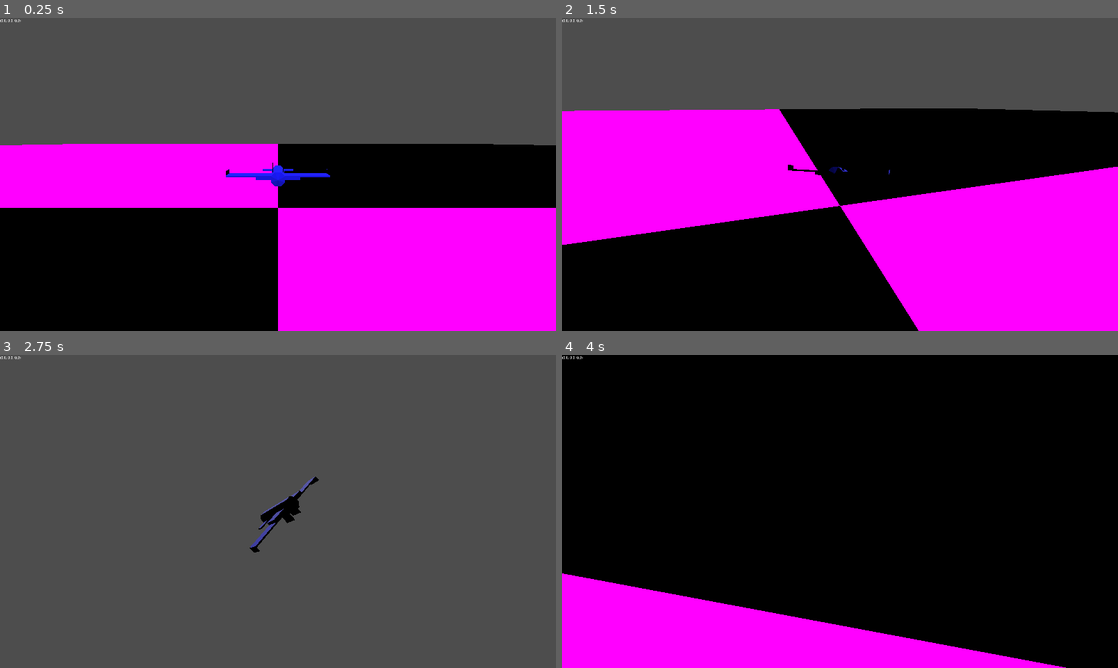
Above: before the commit, frames 1-4 (two rows, left to right).
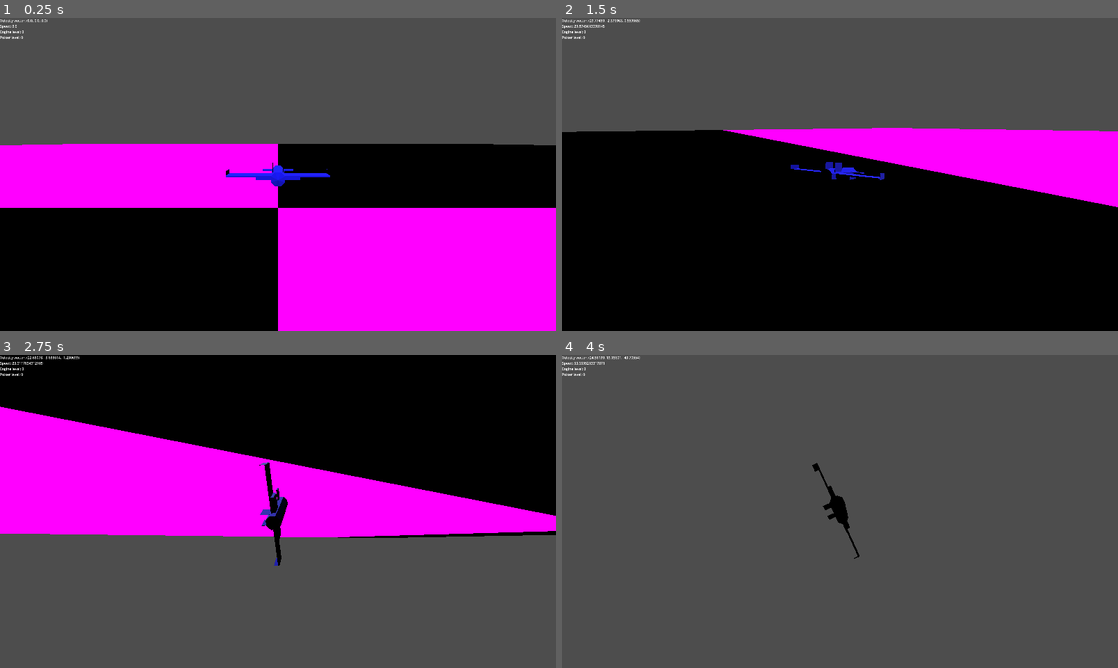
Above: after the commit, the same moments.

Repository: voidstarjms/shimmer
Game: Godot game, scene res://main.tscn
Two runs of this game, one before a commit and one after it. Both use one fixed random seed, a clock stepped at 60 frames per second and the inputs below.
Inputs:
- Up to frame 1 (0.25 s): no input
- Up to frame 2 (1.5 s): tap Enter at 0.5 s; hold L (yaw_right) 0.53-1.28 s; hold Shift 0.53-1.28 s; tap Space (dash, bound only after the commit) at 0.6 s; hold K (pitch_down) from 1.28 s (still down); tap Shift at 1.35 s
- Up to frame 3 (2.75 s): tap Space (dash, bound only after the commit) at 1.55 s; release K (pitch_down) at 2.03 s; hold L (yaw_right) from 2.03 s (still down); hold A (roll_ccw) from 2.03 s (still down); tap Shift at 2.3 s
- Up to frame 4 (4 s): release L (yaw_right) at 2.78 s; release A (roll_ccw) at 2.78 s; hold I (pitch_up) 2.78-3.53 s; tap D (roll_cw) at 2.85 s; tap Space (dash, bound only after the commit) at 3.05, 3.6 s; hold J (yaw_left) from 3.53 s (still down); hold Shift from 3.53 s (still down)

The runs differ from the first frame. In frame 1, 0.1% of the frame differs, in the area x 0-9%, y 0-7%; in frame 2, 47%; in frame 3, 58%; in frame 4, 100%, in the area x 0-100%, y 0-100%.

Commit message:
Added debug controls for player stats, fixed speed clamping, implemented dash

Diff:
--- a/audio_stream_player_3d.gd
+++ b/audio_stream_player_3d.gd
@@ -1,4 +1,4 @@
 extends AudioStreamPlayer3D
 
 func _process(delta: float) -> void:
-	pitch_scale = 1 + 2 * ($"..".vel_vec.length() / $"..".max_spd)
+	pitch_scale = 1 + 2 * ($"..".vel_vec.length() / $"..".max_spd_base)
--- a/label.gd
+++ b/label.gd
@@ -2,6 +2,6 @@
 
 func _process(delta: float) -> void:
 	var vel_vec = $"../../shimwing_abstract".vel_vec
-	#text = "%f %f %f" % [rel_spd.x, rel_spd.y, rel_spd.z]
-	text = "%s" % [vel_vec]
-	#text = "%s %s %s" % [vel_vec.x == thr_vec.x, vel_vec.y == thr_vec.y, vel_vec.z == thr_vec.z]
+	var eng_lvl = $"../../shimwing_abstract".engine_lvl
+	var poi_lvl = $"../../shimwing_abstract".poiser_lvl
+	text = "Velocity vector: %s \nSpeed: %s\nEngine level: %s\nPoiser level: %s" % [vel_vec, vel_vec.length(), eng_lvl, poi_lvl]
--- a/player.gd
+++ b/player.gd
@@ -1,11 +1,52 @@
 extends Node3D
 
+# DEBUG FLAG
+var debug = true
+var debug_F2_tap = false
+var debug_F3_tap = false
+
+var cam_prev_y = Vector3.UP
+var cam_prev_z = Vector3.BACK
+
 func _process(delta: float) -> void:
+	if debug == true:
+		# reset orientation
+		if Input.is_key_pressed(KEY_F1):
+			$"..".transform.origin = Vector3.UP
+			$"..".transform.basis = Basis.FLIP_Z
+			$"..".vel_vec = Vector3.ZERO
+			$"..".acc_vec = Vector3.ZERO
+		# change engine level
+		if Input.is_key_pressed(KEY_F2) and debug_F2_tap == false:
+			debug_F2_tap = true
+			if Input.is_key_pressed(KEY_SHIFT):
+				if $"..".engine_lvl > 0:
+					$"..".engine_lvl -= 1
+			else:
+				if $"..".engine_lvl < $"..".engine_max_lvl:
+					$"..".engine_lvl += 1
+			$"..".compute_handling_stats()
+		if !Input.is_key_pressed(KEY_F2):
+			debug_F2_tap = false
+		# change poiser level
+		if Input.is_key_pressed(KEY_F3) and debug_F3_tap == false:
+			debug_F3_tap = true
+			if Input.is_key_label_pressed(KEY_SHIFT):
+				if $"..".poiser_lvl < $"..".poiser_max_lvl:
+					$"..".poiser_lvl -= 1
+			else:
+				if $"..".poiser_lvl < $"..".poiser_max_lvl:
+					$"..".poiser_lvl += 1
+			$"..".compute_handling_stats()
+		if !Input.is_key_pressed(KEY_F3):
+			debug_F3_tap = false
+
 	# Longitudinal thrust
 	if Input.is_action_pressed("thrust_forward"):
 		$"..".demand_lon(Input.get_action_strength("thrust_forward"))
 	if Input.is_action_pressed("thrust_backward"):
 		$"..".demand_lon(-Input.get_action_strength("thrust_backward"))
+
 	# Strafing
 	if Input.is_action_pressed("strafe_up"):
 		$"..".demand_vrt(Input.get_action_strength("strafe_up"))
@@ -15,6 +56,7 @@
 		$"..".demand_lat(-Input.get_action_strength("strafe_left"))
 	if Input.is_action_pressed("strafe_right"):
 		$"..".demand_lat(Input.get_action_strength("strafe_right"))
+
 	# Rotation
 	if Input.is_action_pressed("pitch_up"):
 		$"..".demand_pitch(Input.get_action_strength("pitch_up"))
@@ -28,3 +70,28 @@
 		$"..".demand_yaw(Input.get_action_strength("yaw_right"))
 	if Input.is_action_pressed("yaw_left"):
 		$"..".demand_yaw(-Input.get_action_strength("yaw_left"))
+
+	# Dash
+	if Input.is_action_just_pressed("dash"):
+		$"..".dash()
+
+	## Assign camera position
+	var cam = get_node("../../Camera3D")
+	if cam != null:
+		# Camera vector interpolation
+		var cam_y_vec = cam_prev_y.lerp($"..".transform.basis.y, 0.1)
+		var cam_z_vec = cam_prev_z.lerp(Vector3.BACK if abs($"..".transform.basis.z.dot(Vector3.UP)) == 1 else lerp(-$"..".vel_vec, $"..".transform.basis.z, 0.99), 0.1)
+		cam_prev_y = cam_y_vec
+		cam_prev_z = cam_z_vec
+
+		# Set camera position
+		cam_z_vec = 6 * cam_z_vec.normalized()
+		cam.transform.origin = $"..".transform.origin + cam_z_vec + cam_y_vec
+
+		# Define camera basis
+		cam.transform.basis.z = (-($"..".transform.origin - cam.transform.origin)).normalized()
+		#if abs(transform.basis.z.dot(Vector3.UP)) > 0.86:
+			#var alpha = 0.5 * sqrt(pow(cam.transform.basis.z.x, 2) + pow(cam.transform.basis.z.z, 2))
+			#cam.transform.basis.z = Vector3(cam.transform.basis.z.x * alpha, -sign(cam.transform.basis.z.y) * sqrt(3)/2, cam.transform.basis.z.z)
+		cam.transform.basis.x = cam.transform.basis.z.cross(Vector3.UP)
+		cam.transform.basis.y = cam.transform.basis.x.cross(cam.transform.basis.z)
--- a/project.godot
+++ b/project.godot
@@ -12,7 +12,7 @@
 
 config/name="Shimmer"
 run/main_scene="uid://cstl47mtex476"
-config/features=PackedStringArray("4.5", "Forward Plus")
+config/features=PackedStringArray("4.6", "Forward Plus")
 config/icon="res://icon.svg"
 
 [display]
@@ -94,3 +94,9 @@
 , Object(InputEventKey,"resource_local_to_scene":false,"resource_name":"","device":-1,"window_id":0,"alt_pressed":false …(183 unchanged characters)…
 ]
 }
+dash={
+"deadzone": 0.2,
+"events": [Object(InputEventKey,"resource_local_to_scene":false,"resource_name":"","device":0,"window_id":0,"alt_pressed":false,"shift_pressed":false,"ctrl_pressed":false,"meta_pressed":false,"pressed":false,"keycode":0,"physical_keycode":32,"key_label":0,"unicode":0,"location":0,"echo":false,"script":null)
+, Object(InputEventJoypadButton,"resource_local_to_scene":false,"resource_name":"","device":-1,"button_index":3,"pressure":0.0,"pressed":false,"script":null)
+]
+}
--- a/shimwing_abstract.gd
+++ b/shimwing_abstract.gd
@@ -36,44 +36,70 @@
 var roll_demand = 0
 var yaw_demand = 0
 
-# Physics scalars
-var max_spd = 36
-var grip_main_static = 2
-var grip_vrt_static = 0.4
-var grip_lat_static = 0.4
-var sliding_grip_coef = 0.7
+# Equipment levels
+const engine_max_lvl = 19
+const poiser_max_lvl = 19
+@export var engine_lvl = 0
+@export var poiser_lvl = 0
+# Equipment stat upgrade base values
+const max_spd_base = 24
+const main_thrust_base = 0.2
+const vrt_thrust_base = 0.06
+const lat_thrust_base = 0.06
+const thrust_pitch_base = 0.06
+const thrust_roll_base = 0.06
+const thrust_yaw_base = 0.06
+const poise_spring_const_base = 0.0875
+const poise_damping_base = 0.05
+# Equipment stat upgrade steps
+const max_spd_step = 1
+const main_thrust_step = 0.005
+const strafe_thrust_step = 0.002
+const rotation_thrust_step = 0.001
+const poise_spring_const_step = 0.0059
+const poise_damping_step = 0.0025
+
+# Physics handling scalars
+var max_spd
 
 # Physics vectors
 var vel_vec = Vector3.ZERO
 var acc_vec = Vector3.ZERO
 
 # Thrust values
-var main_thrust = 0.3
-var vrt_thrust = 0.1
-var lat_thrust = 0.1
-var thrust_pitch = 0.08
-var thrust_roll = 0.08
-var thrust_yaw = 0.08
+var main_thrust
+var vrt_thrust
+var lat_thrust
+var thrust_pitch
+var thrust_roll
+var thrust_yaw
 
 # Drag values
 var drag_airframe = 0.1
 var max_drag_decel = 0.08
 
 # Poise scalars
-var poise_spring_const = 0.2
-var poise_damping = 0.1
+var poise_spring_const
+var poise_damping
 
 # Poise vectors
 var poise_pos = Vector3.ZERO
 var poise_vel = Vector3.ZERO
 var poise_acc = Vector3.ZERO
 
-# Camera previous vectors
-var cam_prev_y = Vector3.UP
-var cam_prev_z = Vector3.BACK
-
-# DEBUG FLAG
-var debug = true
+const dash_duration = 60
+var dash_counter = 0
+
+func compute_handling_stats():
+	max_spd = max_spd_base + max_spd_step * engine_lvl
+	main_thrust = main_thrust_base + main_thrust_step * engine_lvl
+	vrt_thrust = vrt_thrust_base + strafe_thrust_step * engine_lvl
+	lat_thrust = lat_thrust_base + strafe_thrust_step * engine_lvl
+	thrust_pitch = thrust_pitch_base + rotation_thrust_step * engine_lvl
+	thrust_roll = thrust_roll_base + rotation_thrust_step * engine_lvl
+	thrust_yaw = thrust_yaw_base + rotation_thrust_step * engine_lvl
+	poise_spring_const = poise_spring_const_base + poise_spring_const_step * poiser_lvl
+	poise_damping = poise_damping_base + poise_damping_step * poiser_lvl
 
 func init_thruster(th_vec, tow_vec, axis):
 	var thr = thruster.new()
@@ -83,6 +109,8 @@
 	return thr
 
 func _ready() -> void:
+	compute_handling_stats()
+
 	var th_arr = Array()
 
 	var th_vec_arr = [Vector3(0, 0, -1), Vector3(0, 0, -1), Vector3(0, 1, 0), Vector3(0, 1, 0), Vector3(0, 1, 0), Vector3(0, 1, 0), Vector3(1, 0, 0), Vector3(1, 0, 0), Vector3(1, 0, 0), Vector3(1, 0, 0)]
@@ -116,10 +144,21 @@
 func demand_yaw(x : float):
 	yaw_demand = x
 
+# Dash accessor
+func dash():
+	if dash_counter == 0:
+		dash_counter = dash_duration
+
 func calc_pve_thrust():
 	# Main thruster demand
-	var main_lt = lon_demand
-	var main_rt = clamp(lon_demand + yaw_demand, -1, 1)
+	var main_lt
+	var main_rt
+	if dash_counter > 0:
+		main_lt = 2
+		main_rt = 2
+	else:
+		main_lt = lon_demand
+		main_rt = clamp(lon_demand + yaw_demand, -1, 1)
 	# Vertical thruster demand
 	var vrt_fr_lt = clamp(vrt_demand + pitch_demand + roll_demand, -1, 1)
 	var vrt_fr_rt = clamp(vrt_demand + pitch_demand, -1, 1)
@@ -179,12 +218,21 @@
 func sum_thrust(thrust : Array, th1 : th, th2 : th):
 	return thrust[th1].dot(thruster_array[th1].thrust_vec) + thrust[th2].dot(thruster_array[th2].thrust_vec)
 
-func _process(delta: float) -> void:
-	if Input.is_key_pressed(KEY_F1) and debug == true:
-		transform.origin = Vector3.UP
-		transform.basis = Basis.FLIP_Z
-
 func _physics_process(_delta: float) -> void:
+	# NOTE remove after debugging
+	# Recompute max speed
+	max_spd = 24 + max_spd_step * engine_lvl
+	# Recompute thrust values
+	main_thrust = 0.2 + main_thrust_step * engine_lvl
+	vrt_thrust = 0.06 + strafe_thrust_step * engine_lvl
+	lat_thrust = 0.06 + strafe_thrust_step * engine_lvl
+	thrust_pitch = 0.06 + rotation_thrust_step * engine_lvl
+	thrust_roll = 0.06 + rotation_thrust_step * engine_lvl
+	thrust_yaw = 0.06 + rotation_thrust_step * engine_lvl
+	# Recompute poise scalars
+	poise_spring_const = 0.0875 + poise_spring_const_step * poiser_lvl
+	poise_damping = 0.05 + poise_damping_step * poiser_lvl
+
 	# Calculate thrust from each
 	var thrust_demand = calc_applied_thrust()
 	var thrust = calc_actual_thrust(thrust_demand)
@@ -209,14 +257,29 @@
 
 	transform = transform.orthonormalized()
 
-	# Accelerate craft
+	# Accelerate craft, taking max speed into account
 	var prev_vel_vec = vel_vec
-	vel_vec += transform.basis * acc_vec
-	# Clamp velocity
-	vel_vec = vel_vec.clamp(Vector3.ONE * -max_spd, Vector3.ONE * max_spd)
+	var actual_max_speed = max_spd * (2 if dash_counter > 0 else 1)
+	var acc_transformed = transform.basis * acc_vec
+	if abs(vel_vec.x) > actual_max_speed:
+		vel_vec.x -= max_drag_decel * sign(vel_vec.x)
+	else:
+		vel_vec.x += acc_transformed.x
+	if abs(vel_vec.y) > actual_max_speed:
+		vel_vec.y -= max_drag_decel * sign(vel_vec.y)
+	else:
+		vel_vec.y += acc_transformed.y
+	if abs(vel_vec.z) > actual_max_speed:
+		vel_vec.z -= max_drag_decel * sign(vel_vec.z)
+	else:
+		vel_vec.z += acc_transformed.z
+
+	# Decrement dash time counter
+	if dash_counter > 0:
+		dash_counter -= 1
 
 	# Apply deceleration
-	if lat_demand == 0 and vrt_demand == 0 and lon_demand == 0:
+	if lat_demand == 0 and vrt_demand == 0 and lon_demand == 0 and dash_counter == 0:
 		vel_vec = vel_vec - max_drag_decel * vel_vec.normalized()
 		if sign(prev_vel_vec.x) != sign(vel_vec.x):
 			vel_vec.x = 0
@@ -225,29 +288,10 @@
 		if sign(prev_vel_vec.z) != sign(vel_vec.z):
 			vel_vec.z = 0
 
-	# Assign camera position
-	var cam = get_node("../Camera3D")
-	if cam != null:
-		# Camera vector interpolation
-		var cam_y_vec = cam_prev_y.lerp(transform.basis.y, 0.1)
-		var cam_z_vec = cam_prev_z.lerp(Vector3.BACK if abs(transform.basis.z.dot(Vector3.UP)) == 1 else lerp(-vel_vec, transform.basis.z, 0.99), 0.1)
-		cam_prev_y = cam_y_vec
-		cam_prev_z = cam_z_vec
-
-		# Set camera position
-		cam_z_vec = 6 * cam_z_vec.normalized()
-		cam.transform.origin = transform.origin + cam_z_vec + cam_y_vec
-
-		# Define camera basis
-		cam.transform.basis.z = (-(transform.origin - cam.transform.origin)).normalized()
-		#if abs(transform.basis.z.dot(Vector3.UP)) > 0.86:
-			#var alpha = 0.5 * sqrt(pow(cam.transform.basis.z.x, 2) + pow(cam.transform.basis.z.z, 2))
-			#cam.transform.basis.z = Vector3(cam.transform.basis.z.x * alpha, -sign(cam.transform.basis.z.y) * sqrt(3)/2, cam.transform.basis.z.z)
-		cam.transform.basis.x = cam.transform.basis.z.cross(Vector3.UP)
-		cam.transform.basis.y = cam.transform.basis.x.cross(cam.transform.basis.z)
-
-	# Calculate poise
-	var poise_acc_undamped = poise_spring_const * (vel_vec - prev_vel_vec) - poise_spring_const * poise_pos
+	## Calculate poise
+	# Calculate undamped poise acceleration
+	var poise_acc_undamped = 0.01 / poise_spring_const * (vel_vec - prev_vel_vec) - poise_spring_const * poise_pos
+	# Apply damping and zero if needed
 	poise_acc = poise_acc_undamped - poise_damping * poise_vel
 	if sign(poise_acc.x) != sign(poise_acc_undamped.x):
 		poise_acc.x = 0
@@ -255,10 +299,19 @@
 		poise_acc.y = 0
 	if sign(poise_acc.z) != sign(poise_acc_undamped.z):
 		poise_acc.z = 0
+	# Integrate velocity and position
 	poise_vel += poise_acc
 	poise_pos += poise_vel
-	poise_pos = poise_pos.clamp(-1 * Vector3.ONE, Vector3.ONE)
-	print(poise_pos)
+	# Clamp poise position
+	if (poise_pos.x > 1 or poise_pos.x < -1):
+		poise_pos.x = sign(poise_pos.x)
+		poise_vel.x = 0
+	if (poise_pos.y > 1 or poise_pos.y < -1):
+		poise_pos.y = sign(poise_pos.y)
+		poise_vel.y = 0
+	if (poise_pos.z > 1 or poise_pos.z < -1):
+		poise_pos.z = sign(poise_pos.z)
+		poise_vel.z = 0
 
 	# Move actor
 	velocity = vel_vec
